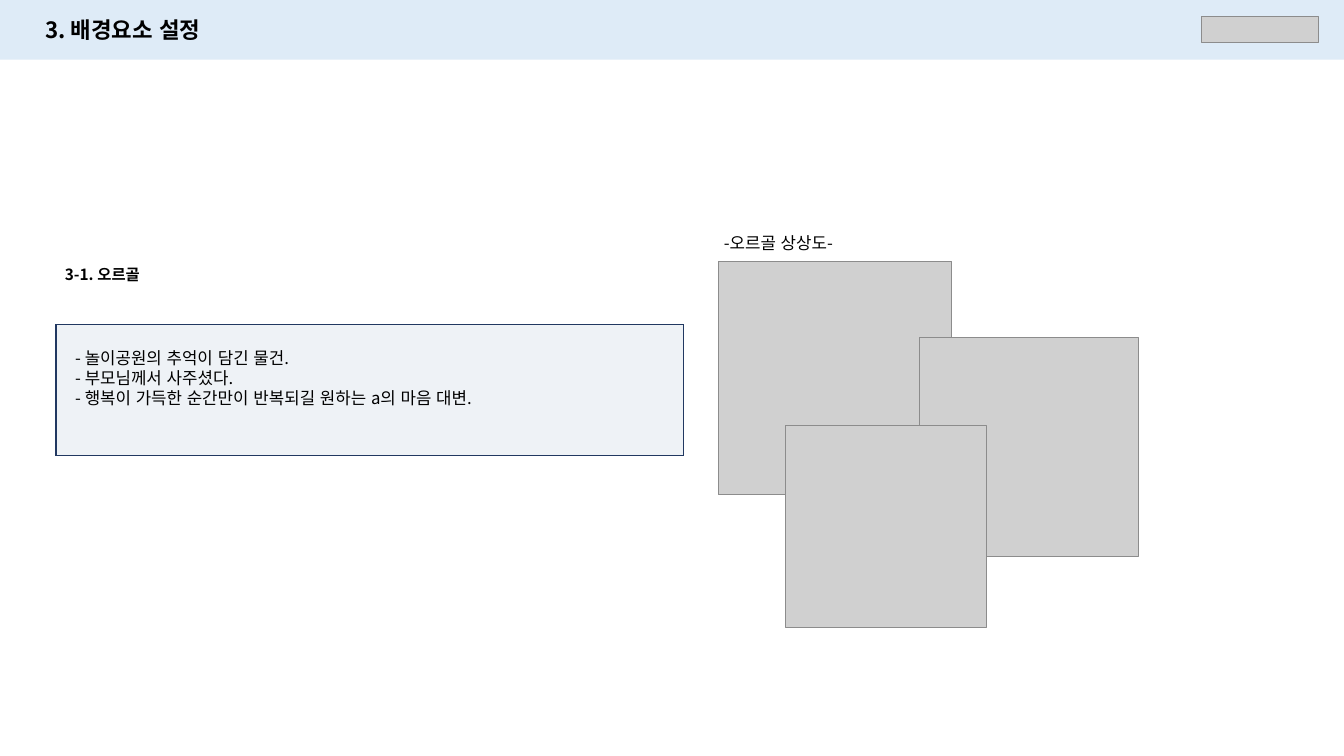
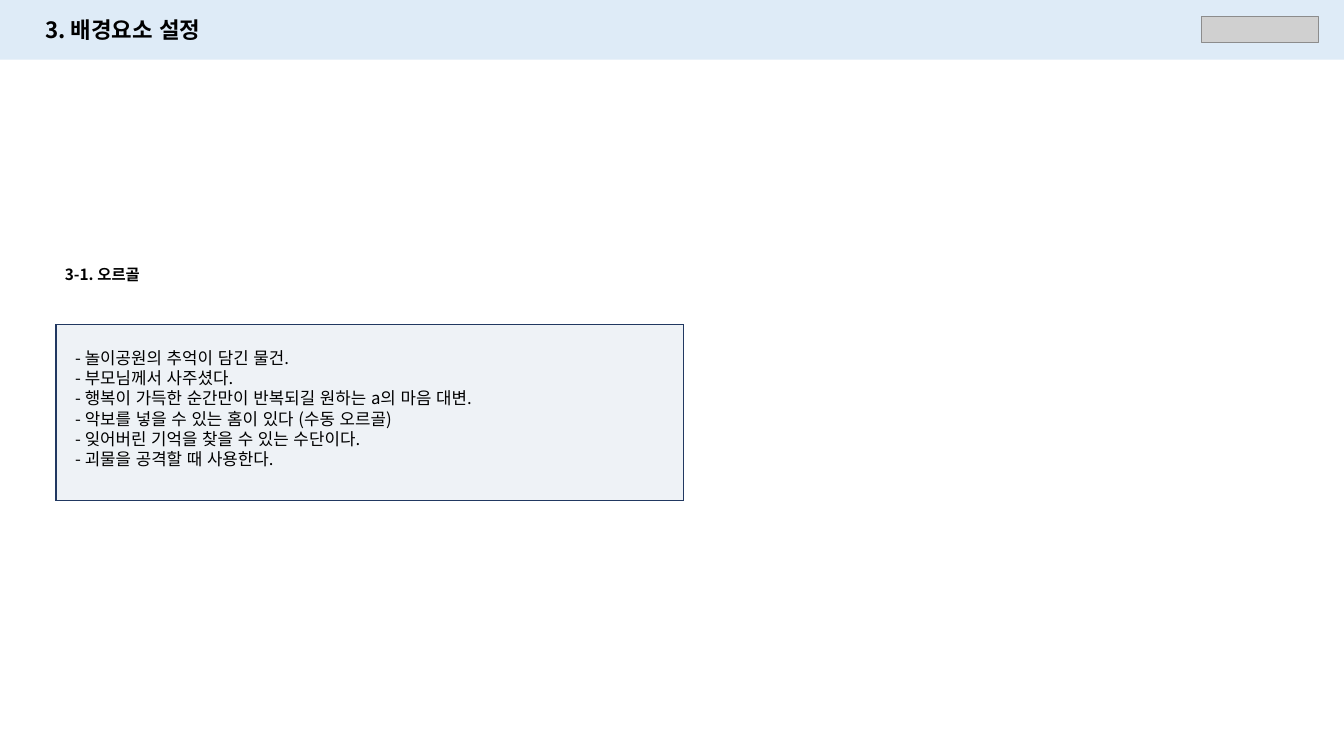
Before and after one commit to PerfectEgg/-Receivers, a slide deck: slide 11 of 캐릭터 설정_v1.02.pptx (slide 14 before the commit). Drawn at 1344x756 pixels with LibreOffice and Linux fonts; fonts in the diff are those of the drawing; grey boxes stand for pictures. Boxes give left, top, right and bottom in pixels: in the first picture for what was removed or moved away, otherwise in the second. Text is boxed around its words. In the diff, an @@ line names an element or a change of style, - is before the commit and + after.

```diff
--- a/캐릭터 설정_v1.02.pptx
+++ b/캐릭터 설정_v1.02.pptx
@@ text removed at (724,235,833,251) @@
--오르골 상상도-
@@ picture removed at (718,261,952,495) @@
@@ rectangle: place and size @@
-rectangle at (56,325,685,456)
+rectangle at (56,325,685,501)
@@ picture removed at (920,338,1138,557) @@
@@ text at (85,411,392,467): paragraphs added @@
+- 악보를 넣을 수 있는 홈이 있다 (수동 오르골)
+- 잊어버린 기억을 찾을 수 있는 수단이다.
+- 괴물을 공격할 때 사용한다.
@@ picture removed at (785,425,987,627) @@
```
Also in this commit, not shown: 6 other slides changed, 1 slide added, 3 slides removed, 1 other file.
